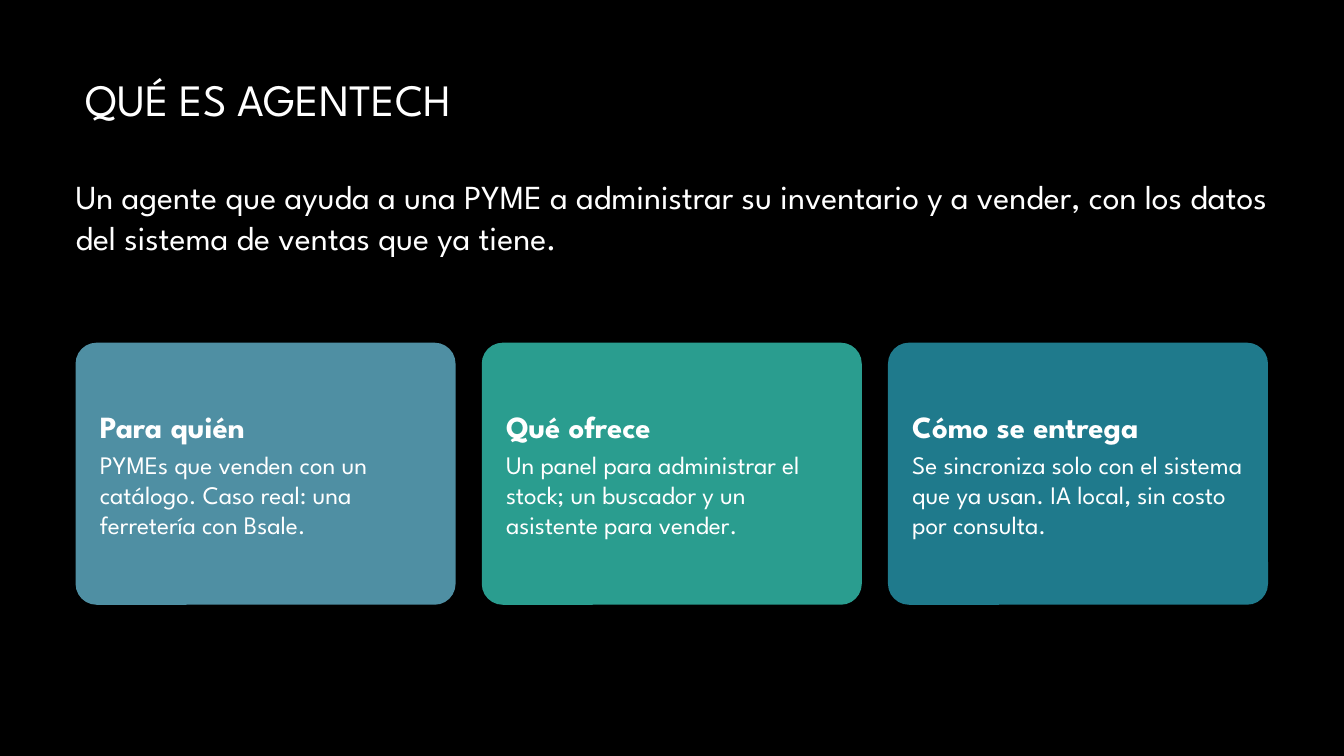
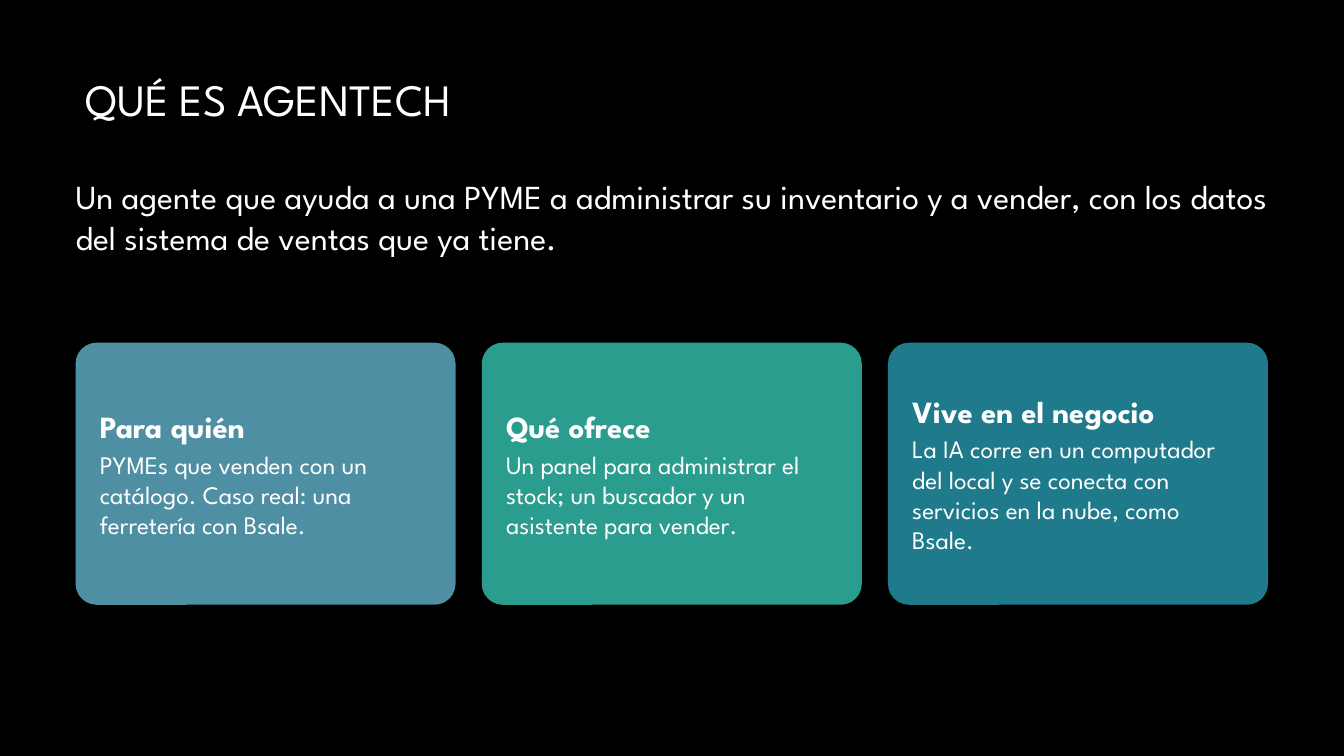
Before and after one commit to davMartinez-bit/AgenTech, a slide deck: slide 2 of Fase 3/Evidencias Grupales/Presentación Final del proyecto (Español).pptx. Drawn at 1344x756 pixels with LibreOffice and Linux fonts; fonts in the diff are those of the drawing; background and template pictures are left out. Boxes give left, top, right and bottom in pixels: in the first picture for what was removed or moved away, otherwise in the second. Text is boxed around its words. In the diff, an @@ line names an element or a change of style, - is before the commit and + after.

```diff
--- a/Fase 3/Evidencias Grupales/Presentación Final del proyecto (Español).pptx
+++ b/Fase 3/Evidencias Grupales/Presentación Final del proyecto (Español).pptx
@@ text in rounded rectangle at (912,401,1215,550): text changed @@
-Cómo se entrega
-Se sincroniza solo con el sistema que ya usan. IA local, sin costo por consulta.
+Vive en el negocio
+La IA corre en un computador del local y se conecta con servicios en la nube, como Bsale.
```
Also in this commit, not shown: 6 other slides changed.
